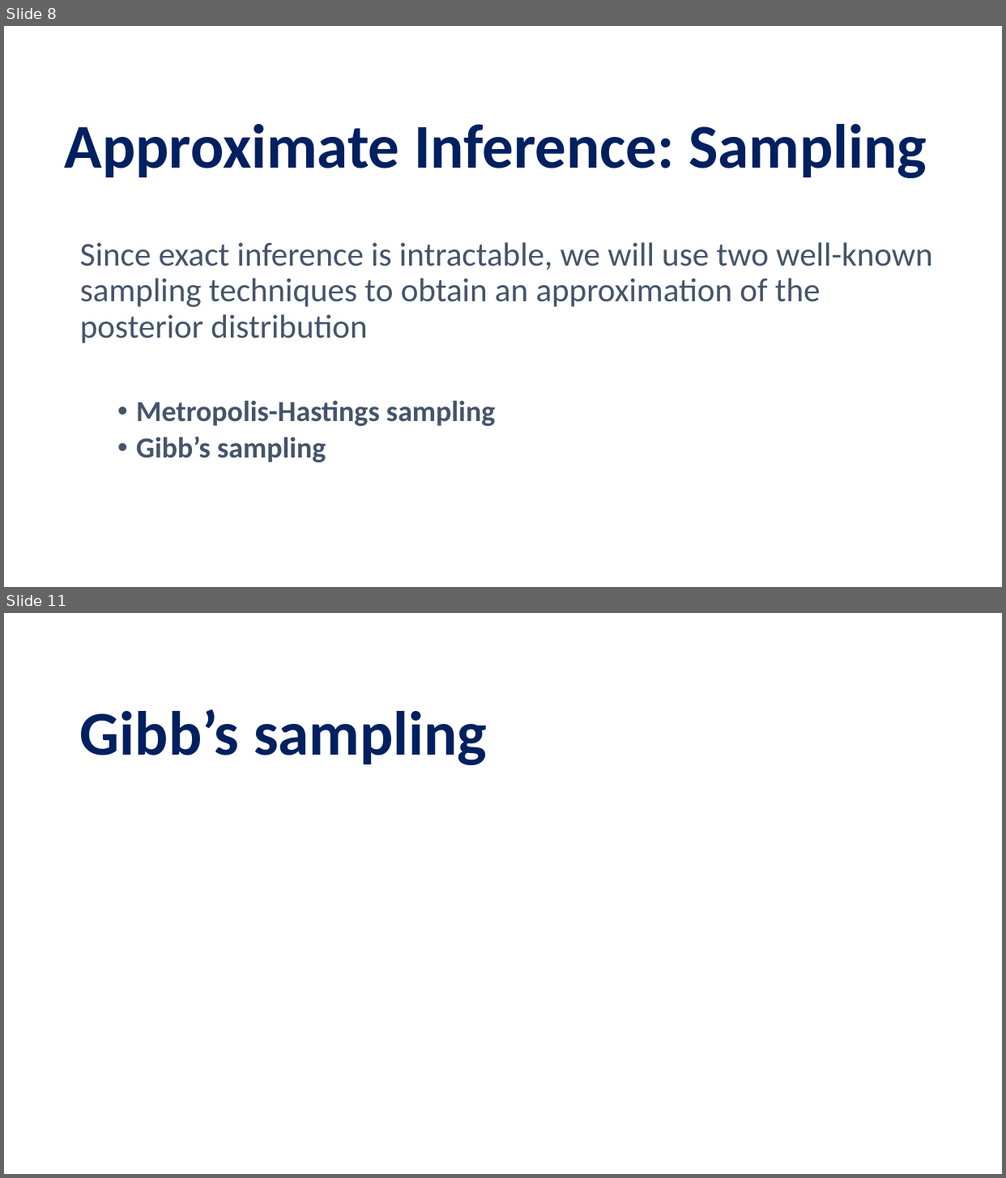
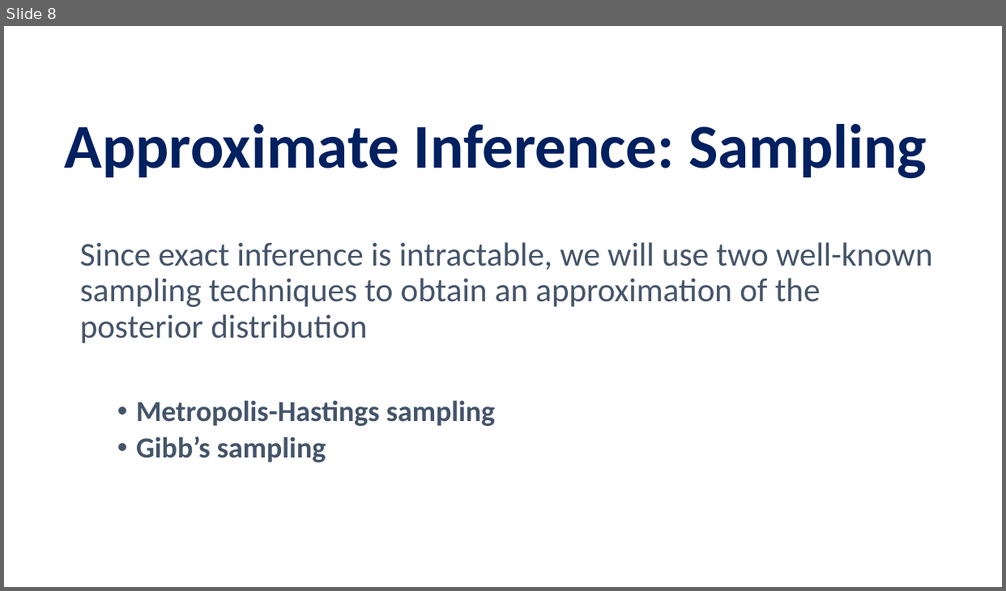
Before and after one commit to pettepiero/Ising-image-denoising, a slide deck: pml.pptm. Shown one above the other, each under a label of ours: slides 8 and 11 before the commit, slide 8 after it; the slides between them are not shown. The pictures are 1006x1178 and 1006x591 pixels, drawn with LibreOffice and Linux fonts; fonts in the diff are those of the drawing; grey boxes stand for pictures. Boxes give left, top, right and bottom in pixels: in the first picture for what was removed or moved away, otherwise in the second. Text is boxed around its words. In the diff, an @@ line names an element or a change of style, - is before the commit and + after.

```diff
--- a/pml.pptm
+++ b/pml.pptm
@@ slide 11 removed at (x1=4, y1=613, x2=1002, y2=1174), background #FFFFFF @@
@@ title removed at (x1=80, y1=709, x2=487, y2=765) @@
-Gibb’s sampling
```
Also in this commit, not shown: 5 other slides changed, 12 slides added, 8 other slides removed.
